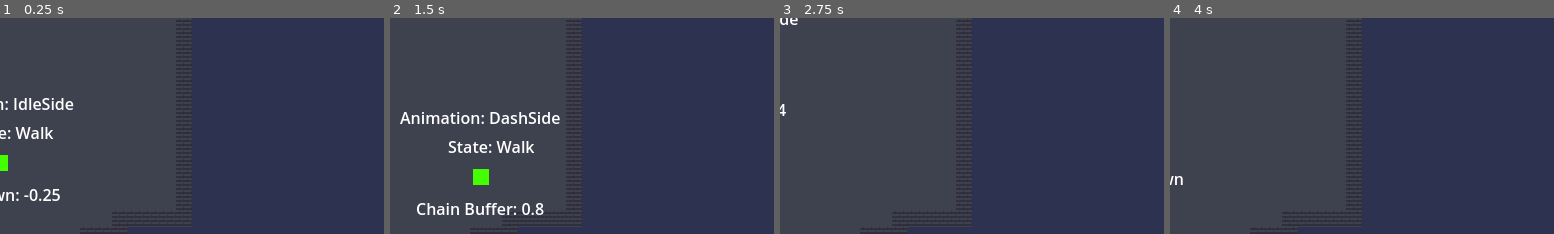
Above: before the commit, frames 1-4 (left to right).
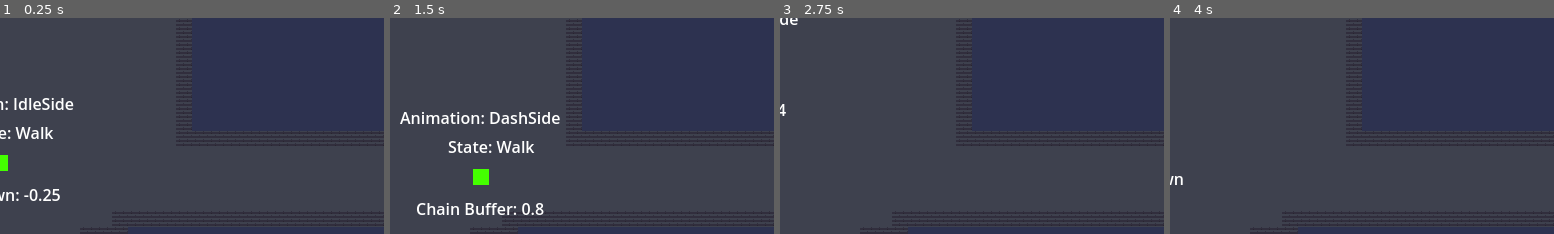
Above: after the commit, the same moments.

Repository: UVGDClub/PassTheGame_2024
Game: Godot game, scene res://src/proc_gen/GeneratingLevel.tscn
The game is run twice, just before and just after one commit, with the same random seed, the same clock (stepped at 60 frames per second) and the same inputs.
Inputs (mouse positions are % of the whole screen's width and height, from its top left):
- Up to frame 1 (0.25 s): no input
- Up to frame 2 (1.5 s): tap Enter at 0.5, 1.25 s; move the mouse to (45, 70) at 0.52 s; hold W (up) from 0.53 s (still down); click (45, 70) at 0.6 s; move the mouse to (80, 65) at 1.27 s; right-click (80, 65) at 1.35 s
- Up to frame 3 (2.75 s): tap Enter at 2 s; move the mouse to (20, 35) at 2.02 s; release W (up) at 2.03 s; hold A (left) from 2.03 s (still down); click (20, 35) at 2.1 s
- Up to frame 4 (4 s): tap Enter at 2.75, 3.5 s; move the mouse to (55, 50) at 2.77 s; right-click (55, 50) at 2.85 s; move the mouse to (35, 25) at 3.52 s; release A (left) at 3.53 s; hold S (down) from 3.53 s (still down); click (35, 25) at 3.6 s
The pictures show only the part of the screen within x 50-100%, y 16-66%; the shares and areas given below are measured in that part.

The runs differ from the first frame. In frame 1, 0.2% of the frame differs, in the area x 46-100%, y 53-97%; in frame 2, 0.2%; in frame 3, 0.2%; in frame 4, 0.2%.

Commit message:
fixed bug

Diff:
--- a/src/proc_gen/GeneratingLevel.gd
+++ b/src/proc_gen/GeneratingLevel.gd
@@ -13,7 +13,7 @@
 const EXTRA_RECT_SIZE_MIN = Vector2(10, 10)
 const EXTRA_RECT_SIZE_MAX = Vector2(19, 10)
 
-const MAX_ROOMS = 20
+const MAX_ROOMS = 200
 
 const CELL_SIZE = ROOM_SIZE + HALLWAY_LENGTH
 
@@ -127,7 +127,7 @@
 				rect_pos_offset = Vector2((ROOM_SIZE.x + HALLWAY_LENGTH.x)/4 * con.x, room.connection_offsets[con])
 			else:
 				rect_size = Vector2(4, (ROOM_SIZE.y + HALLWAY_LENGTH.y)/2)
-				rect_pos_offset = Vector2(room.connection_offsets[con], (ROOM_SIZE.x + HALLWAY_LENGTH.x)/4 * con.y)
+				rect_pos_offset = Vector2(room.connection_offsets[con], (ROOM_SIZE.y + HALLWAY_LENGTH.y)/4 * con.y)
 			paint_rect(rect_size, room.tile_pos + rect_pos_offset)
 
 	fill_map()
